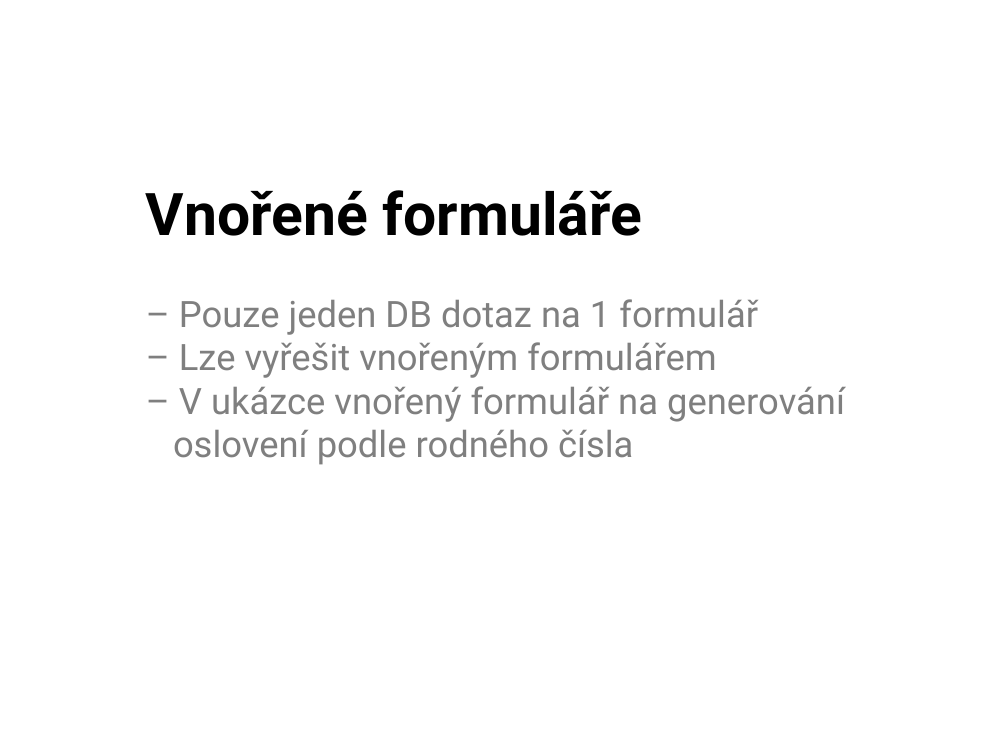
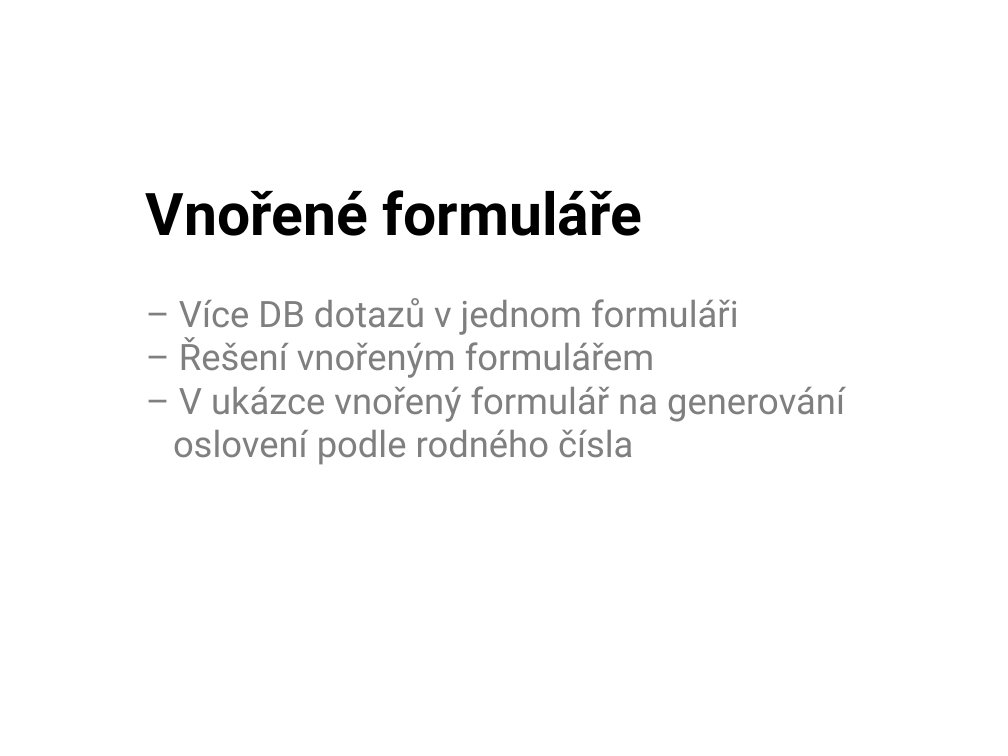
Before and after one commit to tuxmartin/UHK-PRO3-JasperReport, a slide deck: slide 22 of prezentace/prezentace.odp (slide 21 before the commit). Drawn at 1008x756 pixels with LibreOffice and Linux fonts; fonts in the diff are those of the drawing; background and template pictures are left out. Boxes give left, top, right and bottom in pixels: in the first picture for what was removed or moved away, otherwise in the second. Text is boxed around its words. In the diff, an @@ line names an element or a change of style, - is before the commit and + after.

```diff
--- a/prezentace/prezentace.odp
+++ b/prezentace/prezentace.odp
@@ text at (x1=179, y1=298, x2=739, y2=378): text changed @@
-– Pouze jeden DB dotaz na 1 formulář
-– Lze vyřešit vnořeným formulářem
+– Více DB dotazů v jednom formuláři
+– Řešení vnořeným formulářem
```
Also in this commit, not shown: 1 slide added, 1 other file.
